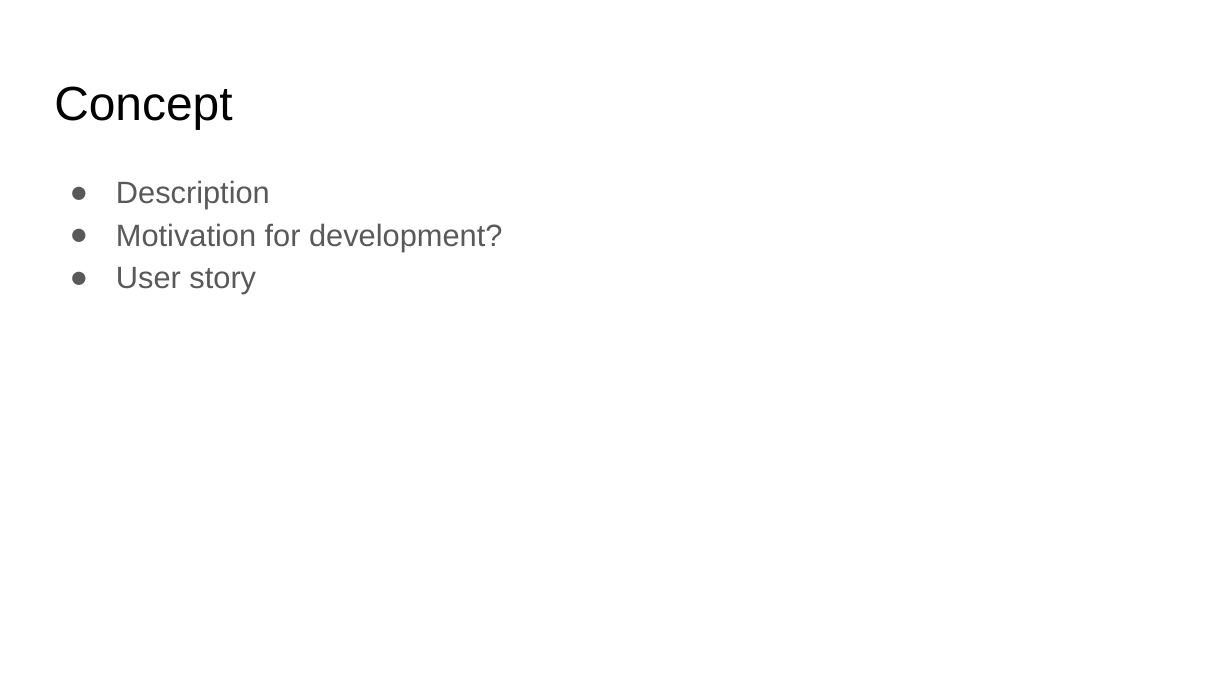
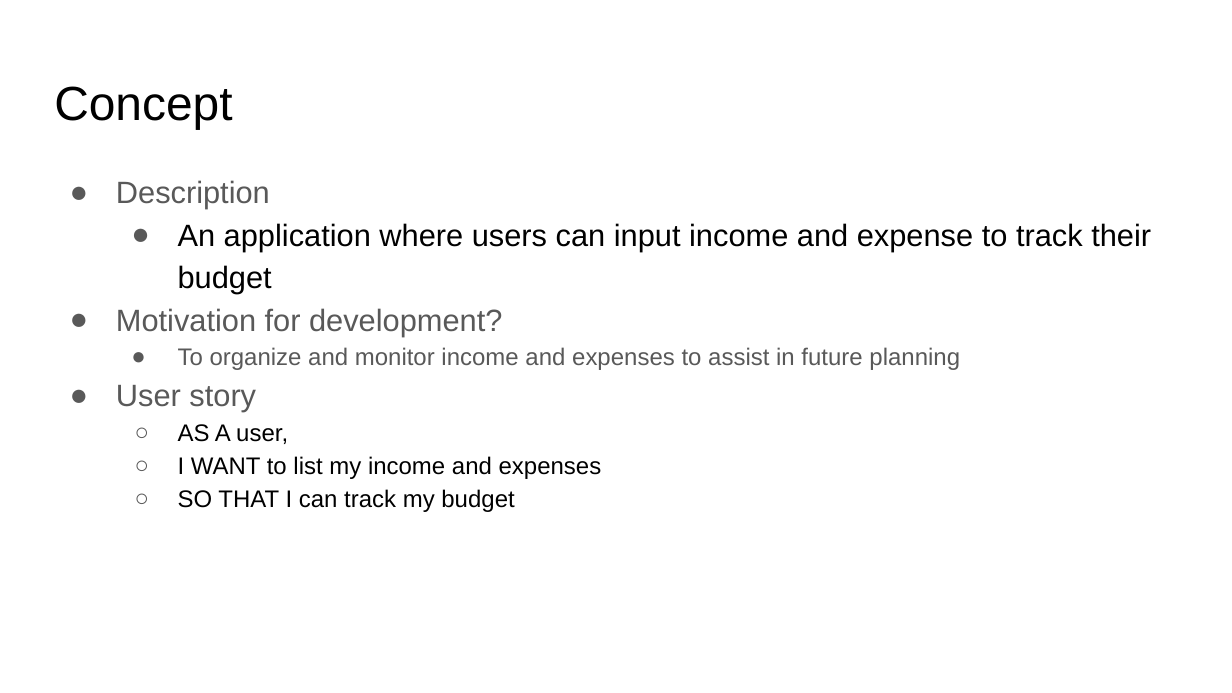
Before and after one commit to cdennis27/budgettrackergroup2, a slide deck: slide 3 of assets/presentation/Project Presentation Template.pptx. Drawn at 1232x693 pixels with LibreOffice and Linux fonts; fonts in the diff are those of the drawing. Boxes give left, top, right and bottom in pixels: in the first picture for what was removed or moved away, otherwise in the second. Text is boxed around its words. In the diff, an @@ line names an element or a change of style, - is before the commit and + after.

```diff
--- a/assets/presentation/Project Presentation Template.pptx
+++ b/assets/presentation/Project Presentation Template.pptx
@@ text at (178, 223, 1151, 294): paragraph added @@
+  ● An application where users can input income and expense to track their budget
@@ text at (178, 347, 960, 370): paragraph added @@
+  ● To organize and monitor income and expenses to assist in future planning
@@ text at (178, 424, 602, 512): paragraphs added @@
+  ○ AS A user,
+  ○ I WANT to list my income and expenses
+  ○ SO THAT I can track my budget
```
Also in this commit, not shown: 3 other slides changed, 2 slides added, 1 slide removed, 2 other files.
